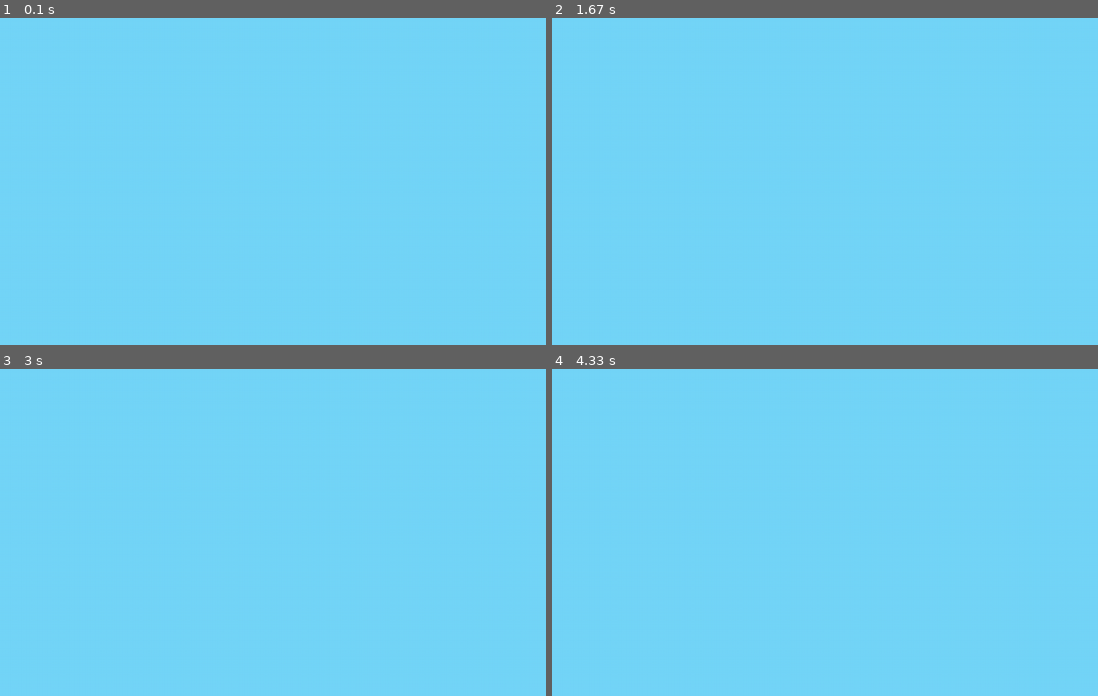
Above: before the commit, frames 1-4 (two rows, left to right).
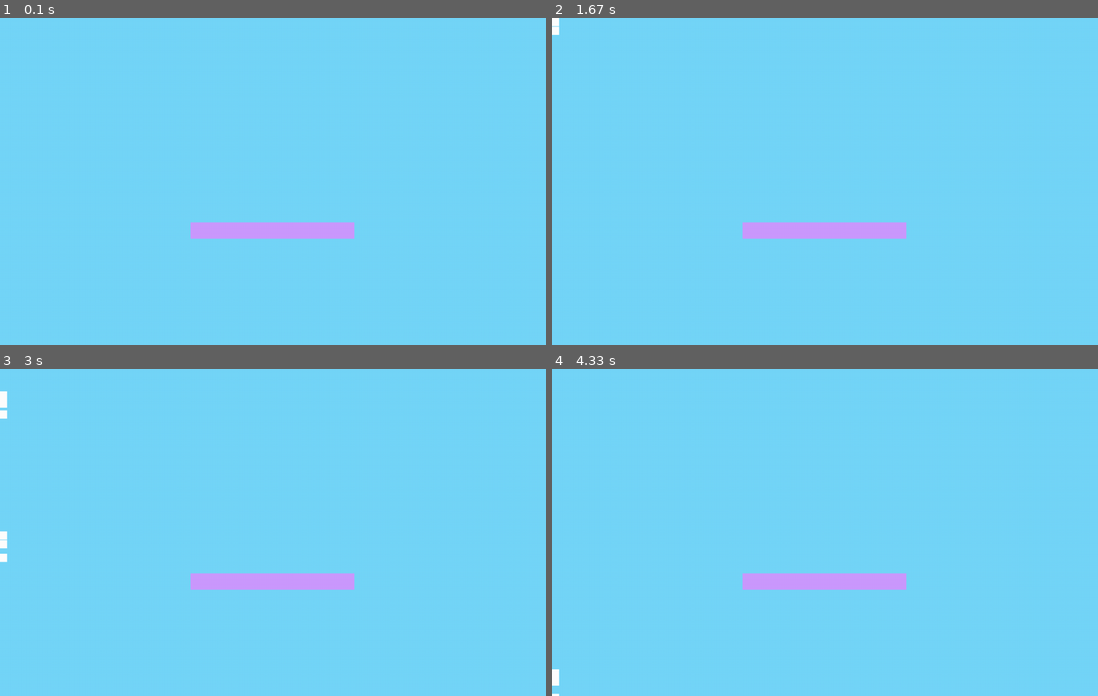
Above: after the commit, the same moments.

Repository: AchoDev/Lumina-Engine
Game: pygame game, started from test2.py
Same seed, same stepped clock (60 frames per second), same inputs: the game is played once before the commit and once after it.
Inputs:
- Up to frame 1 (0.1 s): no input
- Up to frame 2 (1.67 s): tap 0 at 0.33, 0.67 s; tap A at 1.5 s
- Up to frame 3 (3 s): tap A at 2.33 s
- Up to frame 4 (4.33 s): no input

The runs differ from the first frame. In frame 1, 1.6% of the frame differs, in the area x 34-65%, y 62-68%; in frame 2, 1.6%; in frame 3, 1.8%, in the area x 0-65%, y 6-68%; in frame 4, 1.6%.

Commit message:
trying to add static bodies

Diff:
--- a/cls/Window.py
+++ b/cls/Window.py
@@ -179,8 +179,7 @@
             original_font_size = obj.font_size
             obj.font_size = int(obj.font_size * ratio)
 
-        obj.update()
-        obj_tf = Transform.from_transform(obj.transform)
+        obj_tf = obj.transform
 
         ot = Transform.from_transform(obj.transform) # ot -> original transform
 
--- a/components/Rigidbody.py
+++ b/components/Rigidbody.py
@@ -4,18 +4,19 @@
 
 import delta_time
 
-from Box2D import b2Fixture, b2Body
+from Box2D import b2Fixture, b2Body, b2_staticBody, b2_dynamicBody
 
 sys.path.append("..")
 
 from editor_view import *
 
 class Rigidbody(Component):
-    def __init__(self):
+    def __init__(self, static=False):
         super().__init__()
         self._density = 10
         self.fixture: b2Fixture = None
         self.body: b2Body = None
+        self.static = static
 
 
     def initialize(self):
@@ -23,7 +24,8 @@
         self.body = self.target.b2Body
         self.fixture.density = self._density
 
-        self.body.type = 2
+        self.body.type = b2_dynamicBody
+
 
         self.body.active = True
         del self._density
--- a/components/Transform.py
+++ b/components/Transform.py
@@ -38,8 +38,6 @@
         if(self.b2Body == None):
             self._x = xPos
             return
-
-        print(self.b2Body.position)
         self.b2Body.position.Set(xPos, self.b2Body.position.y)
 
 
--- a/test2.py
+++ b/test2.py
@@ -8,15 +8,15 @@
 scene.fill(light_blue)
 
 b = scene.add_object(Square(1, 0, 1, 1, green))
-# b.add_component(Rigidbody())
+b.add_component(Rigidbody(static=True))
 b.add_component(Boxcollider())
 
 # b2 = scene.add_object(Square(0, 1, 1, 1, red))
 # b2.add_component(Rigidbody())
 # b2.add_component(Boxcollider())
 
-# b3 = scene.add_object(Square(0, 3, 10, 1, violet))
-# b3.add_component(Boxcollider())
+b3 = scene.add_object(Square(0, 3, 10, 1, violet))
+b3.add_component(Boxcollider())
 
 # debug_cube = scene.add_object(Square(0, 0, 1, 1, orchid))
 # debug_cube.name = 'DEBUG CUBE'
@@ -46,7 +46,7 @@
     if show_box.value:
         b.active = True
         if move_box.value:
-            b.transform.set_position(mouse_pos)
+            b.get_component("Rigidbody").move_position(mouse_pos)
     else:
         b.active = False
 
